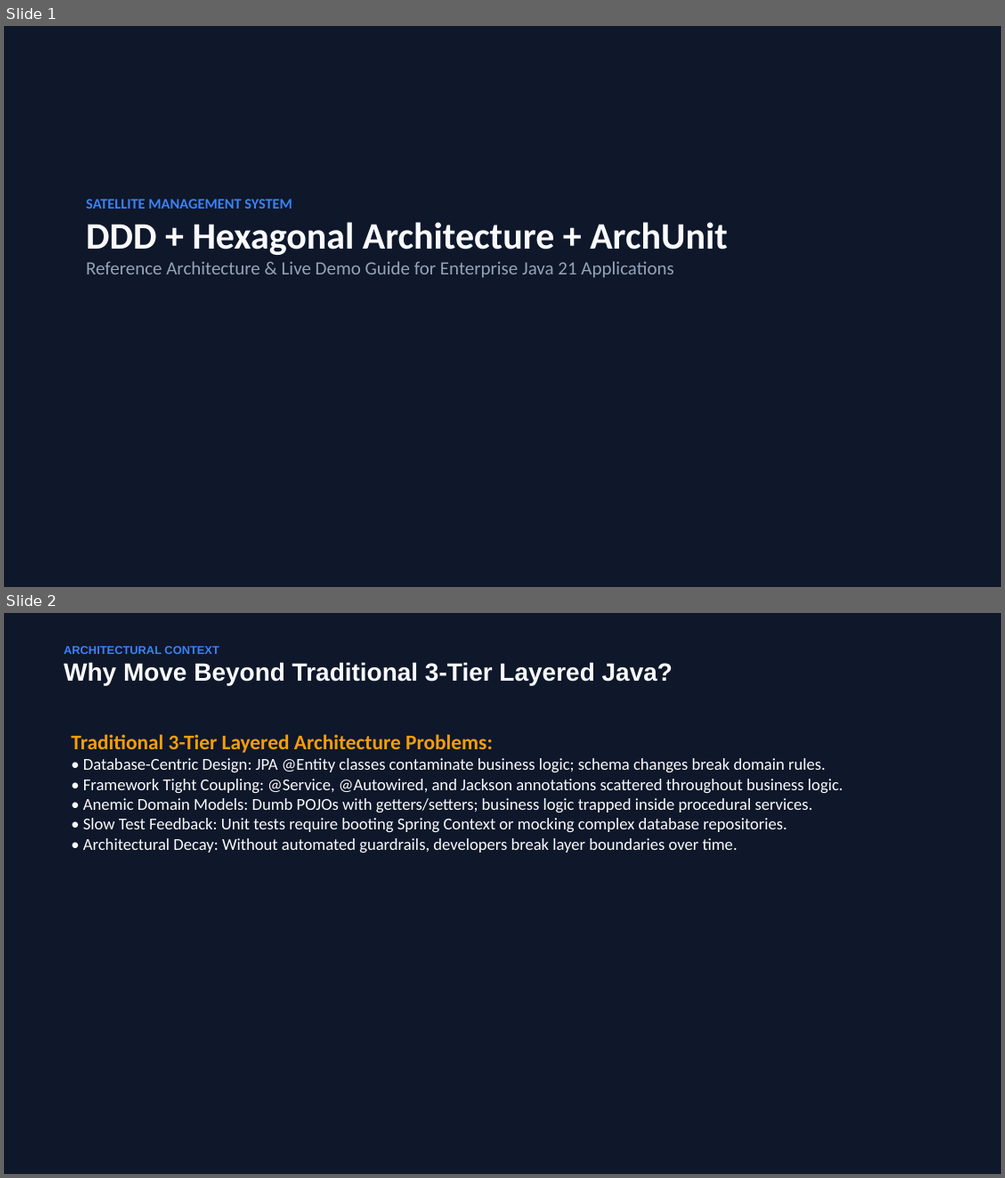
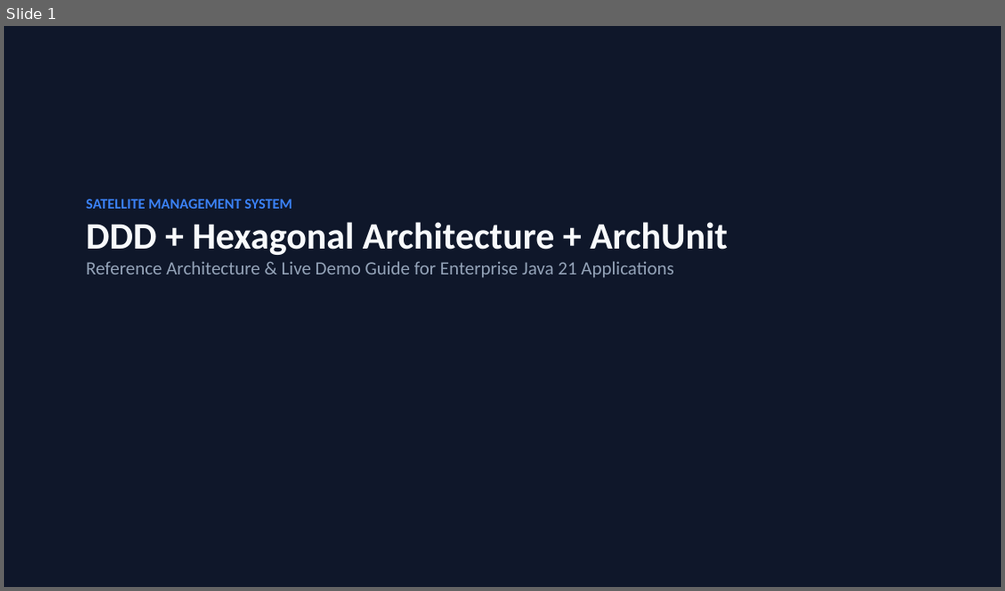
Before and after one commit to hykuBipin/DDD_HEXAGONAL_ARCHUNIT_NEW, a slide deck: Satellite_Architecture_DDD_Hexagonal_ArchUnit.pptx. Shown one above the other, each under a label of ours: slides 1 and 2 before the commit, slide 1 after it. The pictures are 1005x1178 and 1005x591 pixels, drawn with LibreOffice and Linux fonts; fonts in the diff are those of the drawing. Boxes give left, top, right and bottom in pixels: in the first picture for what was removed or moved away, otherwise in the second. Text is boxed around its words. In the diff, an @@ line names an element or a change of style, - is before the commit and + after.

```diff
--- a/Satellite_Architecture_DDD_Hexagonal_ArchUnit.pptx
+++ b/Satellite_Architecture_DDD_Hexagonal_ArchUnit.pptx
@@ slide 2 removed at (x1=4, y1=613, x2=1001, y2=1174), background #0F172A @@
@@ text removed at (x1=64, y1=646, x2=672, y2=686) @@
-ARCHITECTURAL CONTEXT
-Why Move Beyond Traditional 3-Tier Layered Java?
@@ text removed at (x1=71, y1=734, x2=843, y2=852) @@
-Traditional 3-Tier Layered Architecture Problems:
-• Database-Centric Design: JPA @Entity classes contaminate business logic; schema changes break domain rules.
-• Framework Tight Coupling: @Service, @Autowired, and Jackson annotations scattered throughout business logic.
-• Anemic Domain Models: Dumb POJOs with getters/setters; business logic trapped inside procedural services.
-• Slow Test Feedback: Unit tests require booting Spring Context or mocking complex database repositories.
-• Architectural Decay: Without automated guardrails, developers break layer boundaries over time.
```
Also in this commit, not shown: 1 slide added, 8 other files.
